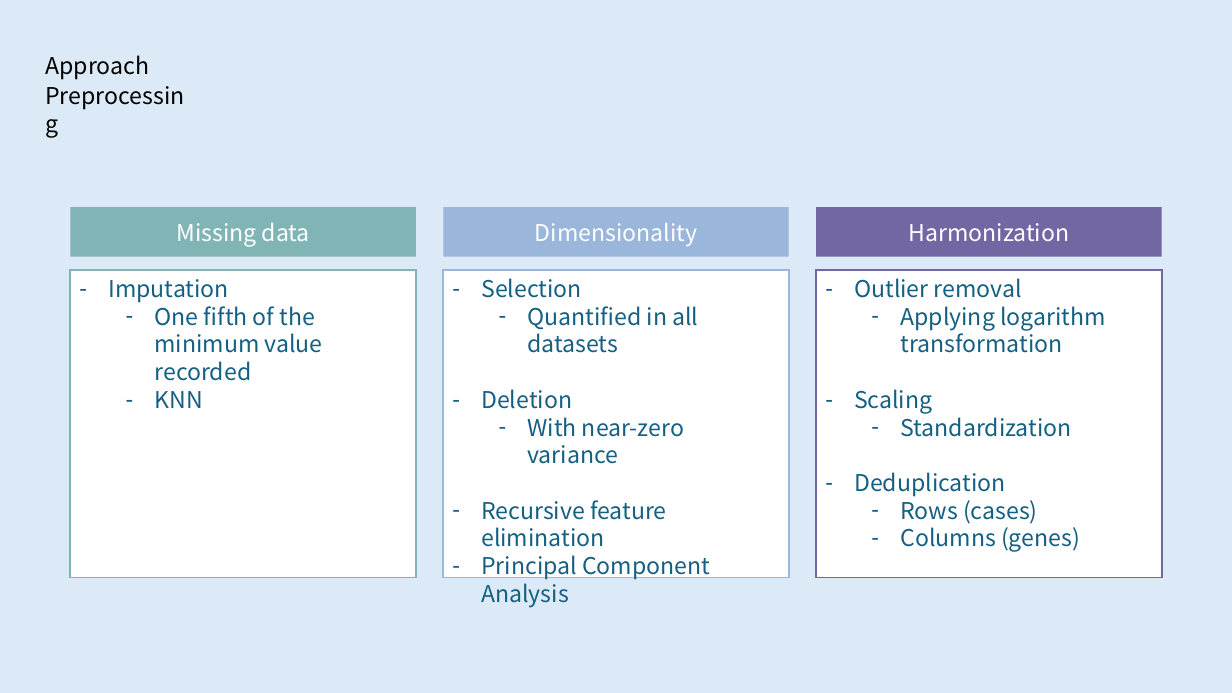
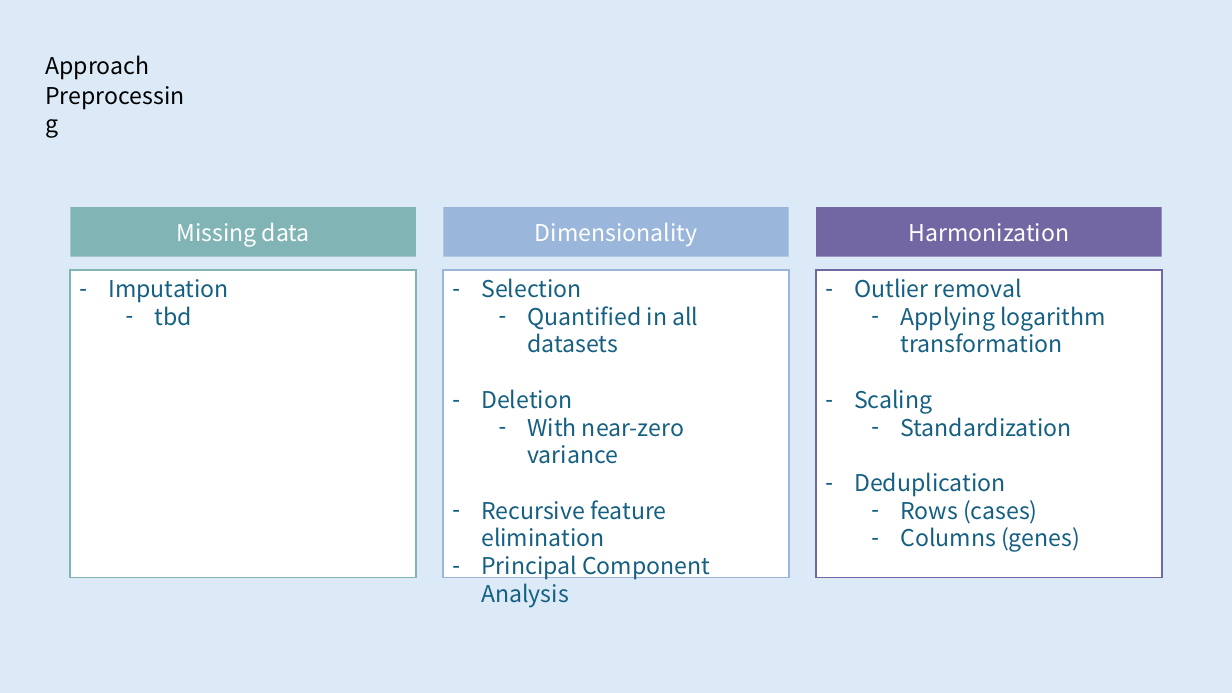
Before and after one commit to rhlt/tnbc, a slide deck: slide 12 of CapstoneProject_FinalPresentation.pptx. Drawn at 1232x693 pixels with LibreOffice and Linux fonts; fonts in the diff are those of the drawing. Boxes give left, top, right and bottom in pixels: in the first picture for what was removed or moved away, otherwise in the second. Text is boxed around its words. In the diff, an @@ line names an element or a change of style, - is before the commit and + after.

```diff
--- a/CapstoneProject_FinalPresentation.pptx
+++ b/CapstoneProject_FinalPresentation.pptx
@@ text in rectangle at <box>155,306,192,326</box>: text changed @@
-  – One fifth of the minimum value recorded
-  – KNN
+  – tbd
```
Also in this commit, not shown: 1 other slide changed.
